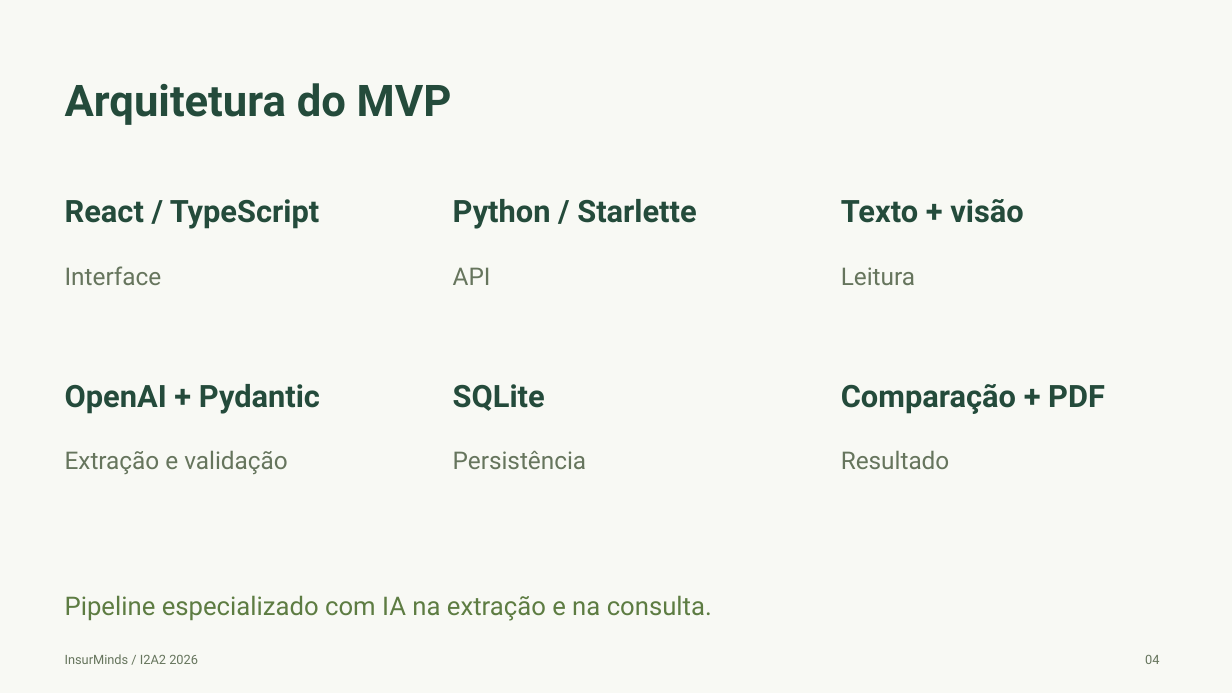
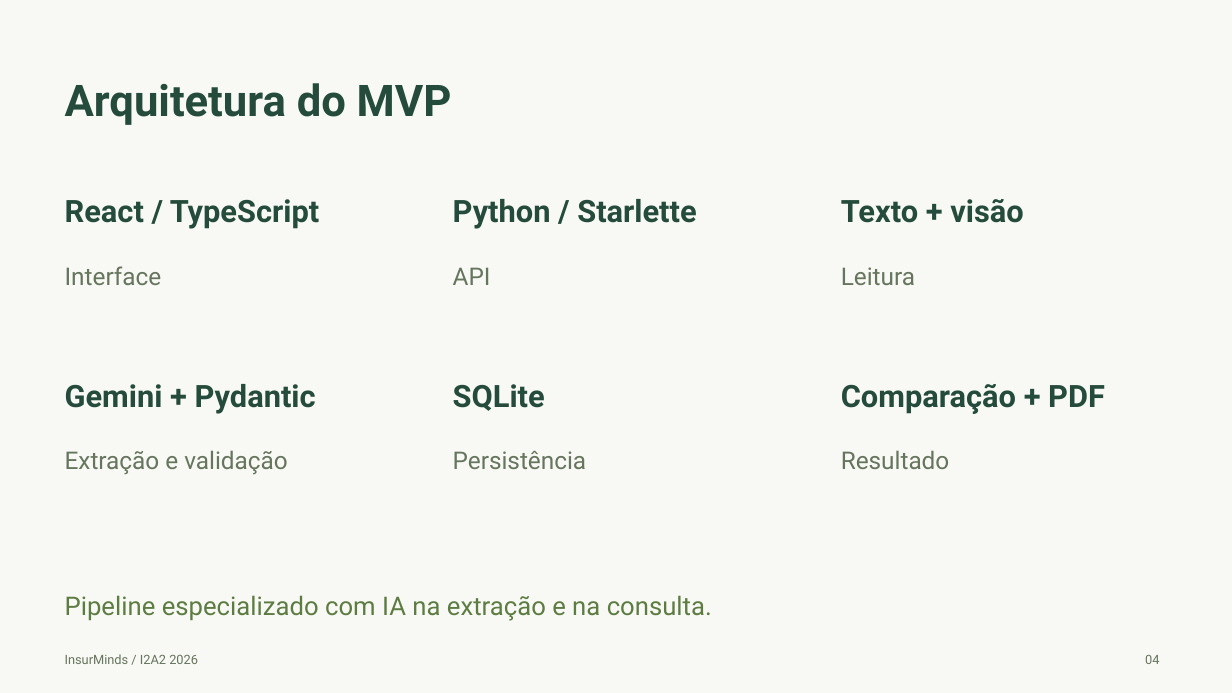
Before and after one commit to vicTmm/i2a2-desafio-final, a slide deck: slide 4 of Projeto_Final_Artefatos/InsurMinds_Projeto_Final.pptx. Drawn at 1232x693 pixels with LibreOffice and Linux fonts; fonts in the diff are those of the drawing. Boxes give left, top, right and bottom in pixels: in the first picture for what was removed or moved away, otherwise in the second. Text is boxed around its words. In the diff, an @@ line names an element or a change of style, - is before the commit and + after.

Commit message:
feat: migrate AI pipeline to Google Gemini

```diff
--- a/Projeto_Final_Artefatos/InsurMinds_Projeto_Final.pptx
+++ b/Projeto_Final_Artefatos/InsurMinds_Projeto_Final.pptx
@@ text at (65,384,316,414): text changed @@
-OpenAI + Pydantic
+Gemini + Pydantic
```
Also in this commit, not shown: 16 other files.
